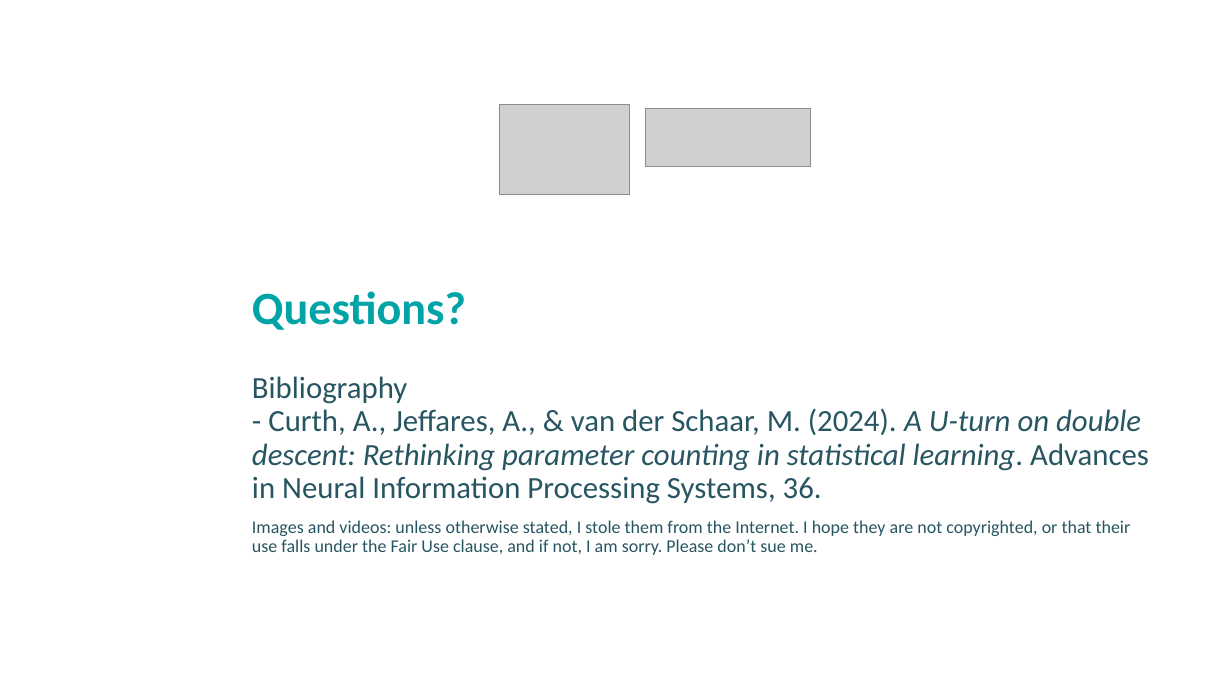
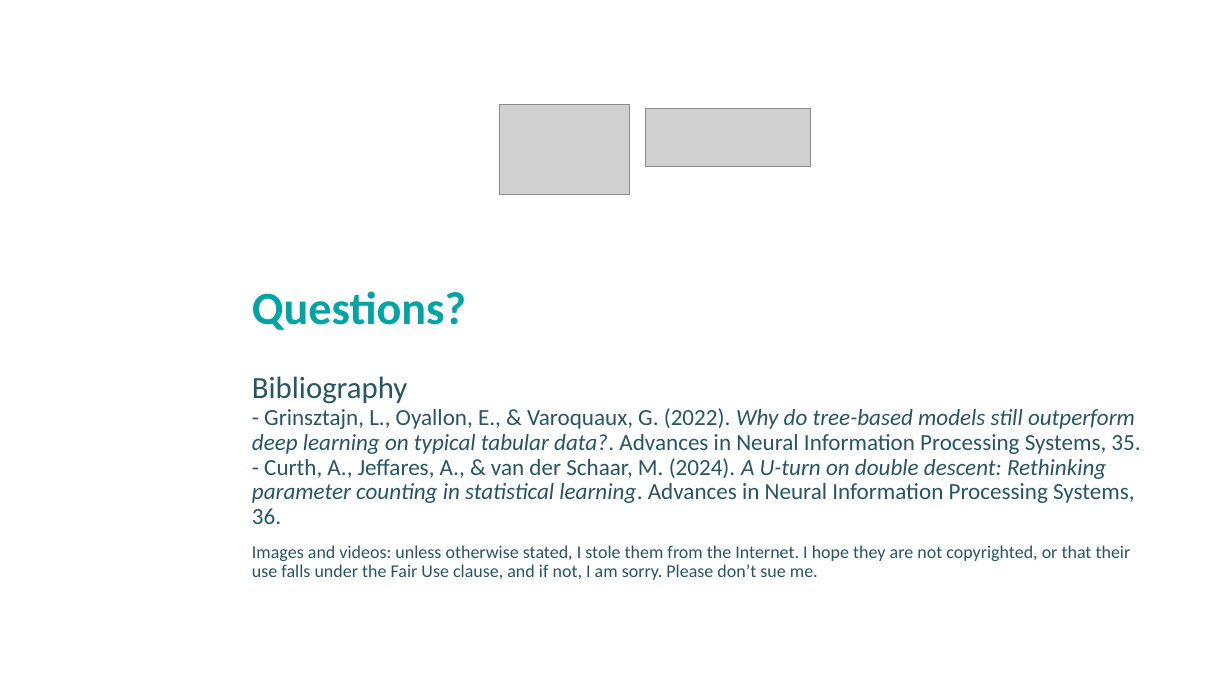
Before and after one commit to albertotonda/teaching, a slide deck: slide 24 of deep-learning-in-practice-with-pytorch/1-remarks-on-neural-networks.pptx (slide 20 before the commit). Drawn at 1232x693 pixels with LibreOffice and Linux fonts; fonts in the diff are those of the drawing; grey boxes stand for pictures; background and template pictures are left out. Boxes give left, top, right and bottom in pixels: in the first picture for what was removed or moved away, otherwise in the second. Text is boxed around its words. In the diff, an @@ line names an element or a change of style, - is before the commit and + after.

```diff
--- a/deep-learning-in-practice-with-pytorch/1-remarks-on-neural-networks.pptx
+++ b/deep-learning-in-practice-with-pytorch/1-remarks-on-neural-networks.pptx
@@ subtitle at bbox=[252, 376, 1140, 524]: text changed; size 24 to 18 pt @@
-Bibliography
-- Curth, A., Jeffares, A., & van der Schaar, M. (2024). A U-turn on double descent: Rethinking parameter counting in statistical learning. Advances in Neural Information Processing Systems, 36.
+Bibliography
+- Grinsztajn, L., Oyallon, E., & Varoquaux, G. (2022). Why do tree-based models still outperform deep learning on typical tabular data?. Advances in Neural Information Processing Systems, 35.
+- Curth, A., Jeffares, A., & van der Schaar, M. (2024). A U-turn on double descent: Rethinking parameter counting in statistical learning. Advances in Neural Information Processing Systems, 36.
```
Also in this commit, not shown: 6 other slides changed, 4 slides added, 11 other files.
